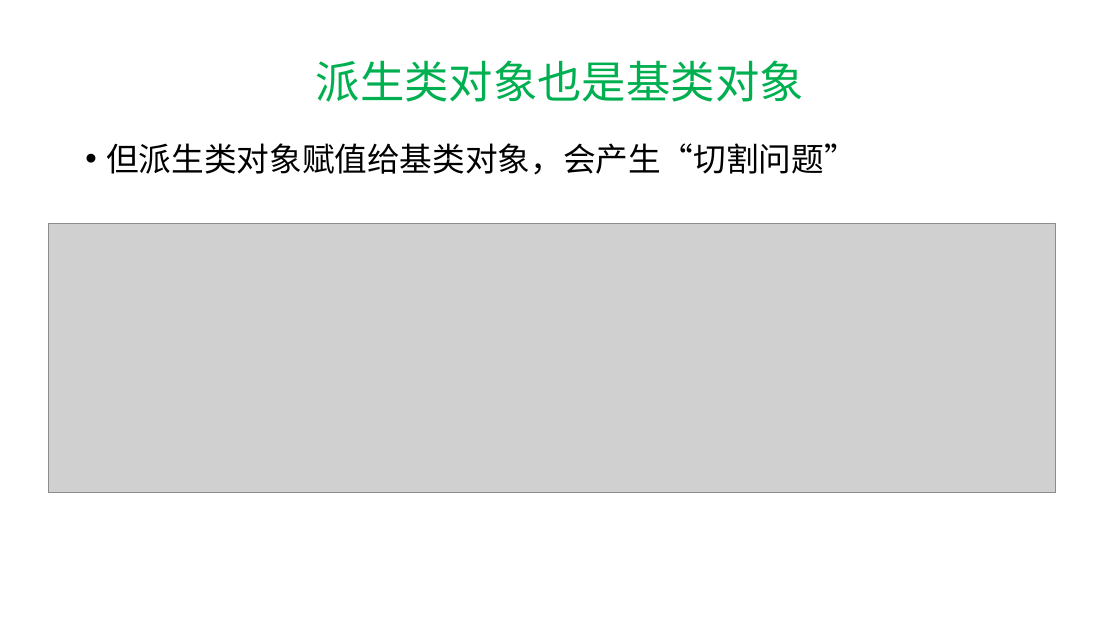
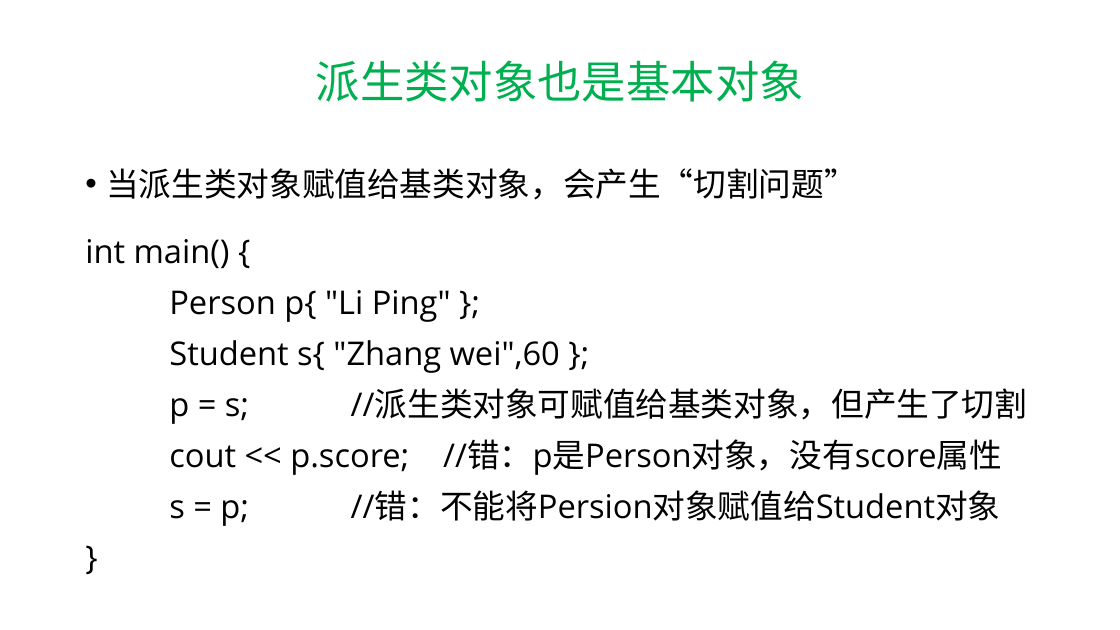
Before and after one commit to hwdong-net/cplusplus17, a slide deck: slide 70 of ppt/第9章 派生类.pptx (slide 45 before the commit). Drawn at 1120x630 pixels with LibreOffice and Linux fonts; fonts in the diff are those of the drawing; grey boxes stand for pictures. Boxes give left, top, right and bottom in pixels: in the first picture for what was removed or moved away, otherwise in the second. Text is boxed around its words. In the diff, an @@ line names an element or a change of style, - is before the commit and + after.

```diff
--- a/ppt/第9章 派生类.pptx
+++ b/ppt/第9章 派生类.pptx
@@ title at (316, 60, 804, 102): text changed @@
-派生类对象也是基类对象
+派生类对象也是基本对象
@@ text at (106, 168, 856, 200): text changed @@
-• 但派生类对象赋值给基类对象，会产生“切割问题”
+• 当派生类对象赋值给基类对象，会产生“切割问题”
@@ picture removed at (48, 223, 1055, 492) @@
@@ text added at (85, 239, 1028, 521), 28 pt, text #000000 @@
+int main() {
+Person p{ "Li Ping" };
+Student s{ "Zhang wei",60 };
+p = s; //派生类对象可赋值给基类对象，但产生了切割
+cout << p.score; //错：p是Person对象，没有score属性
+s = p; //错：不能将Persion对象赋值给Student对象
+}
```
Also in this commit, not shown: 31 other slides changed, 67 slides added, 11 slides removed, 1 other file.
